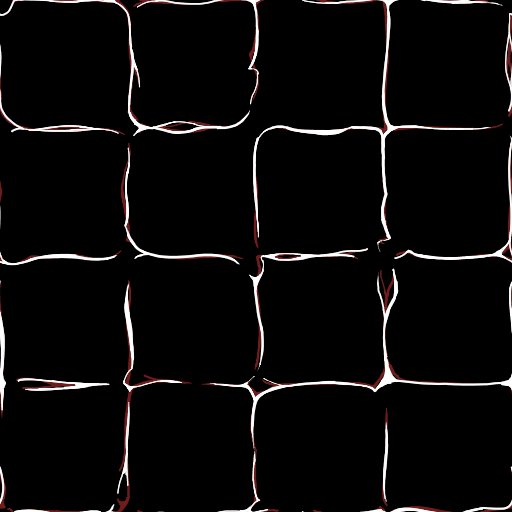
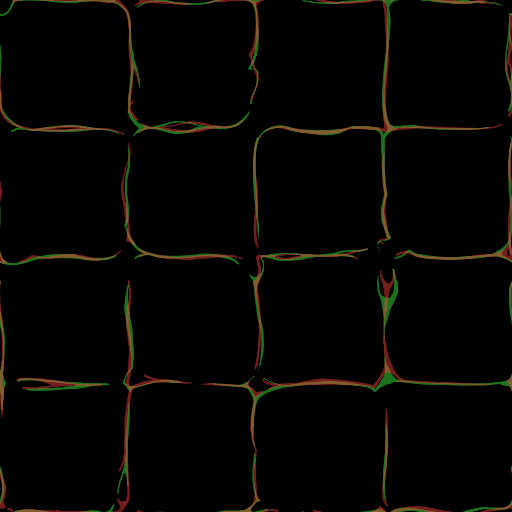
Layered file, before and after one edit (512x512). Changes by layer:
painted on "Paint Layer 1" over [0, 0, 512, 512]
